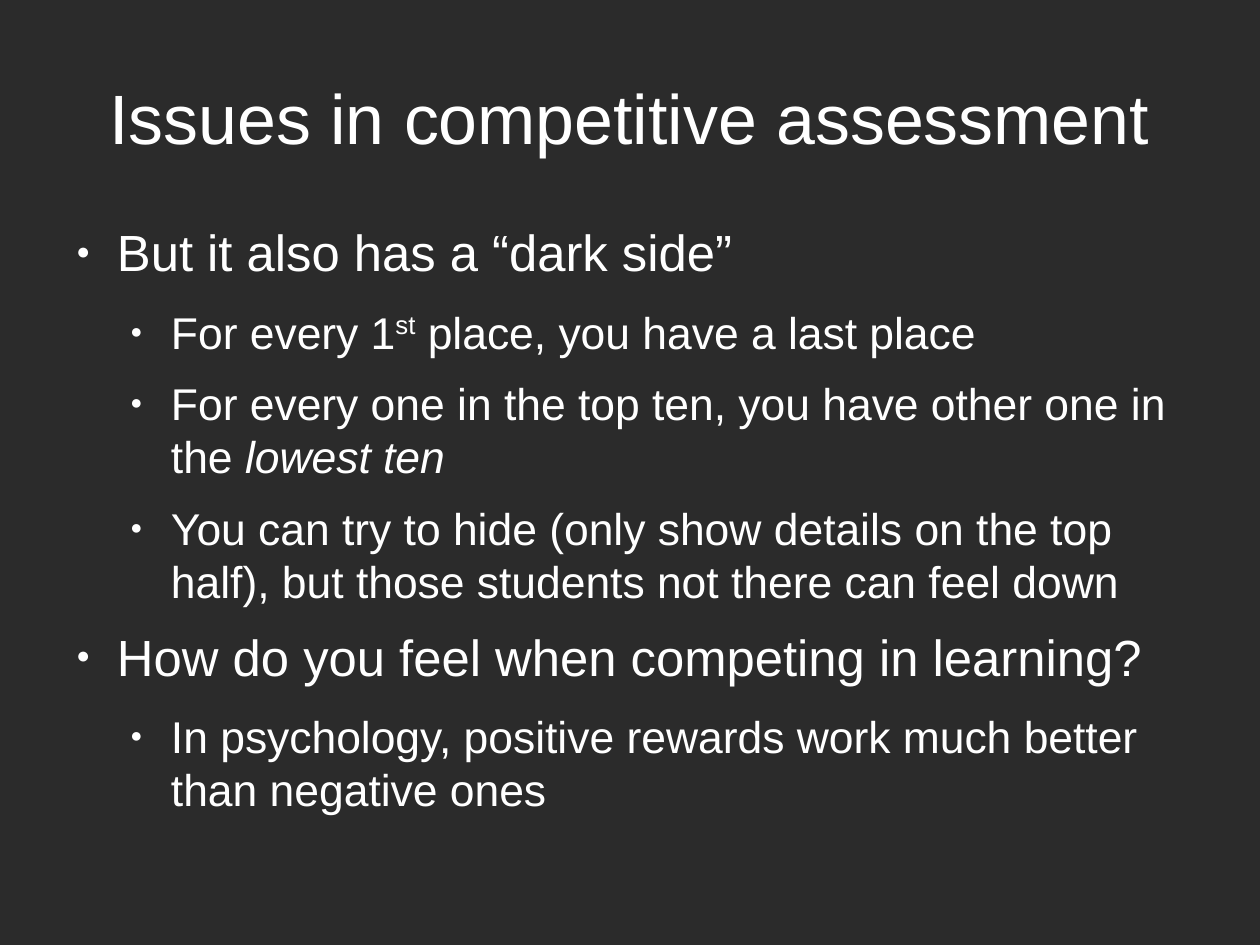
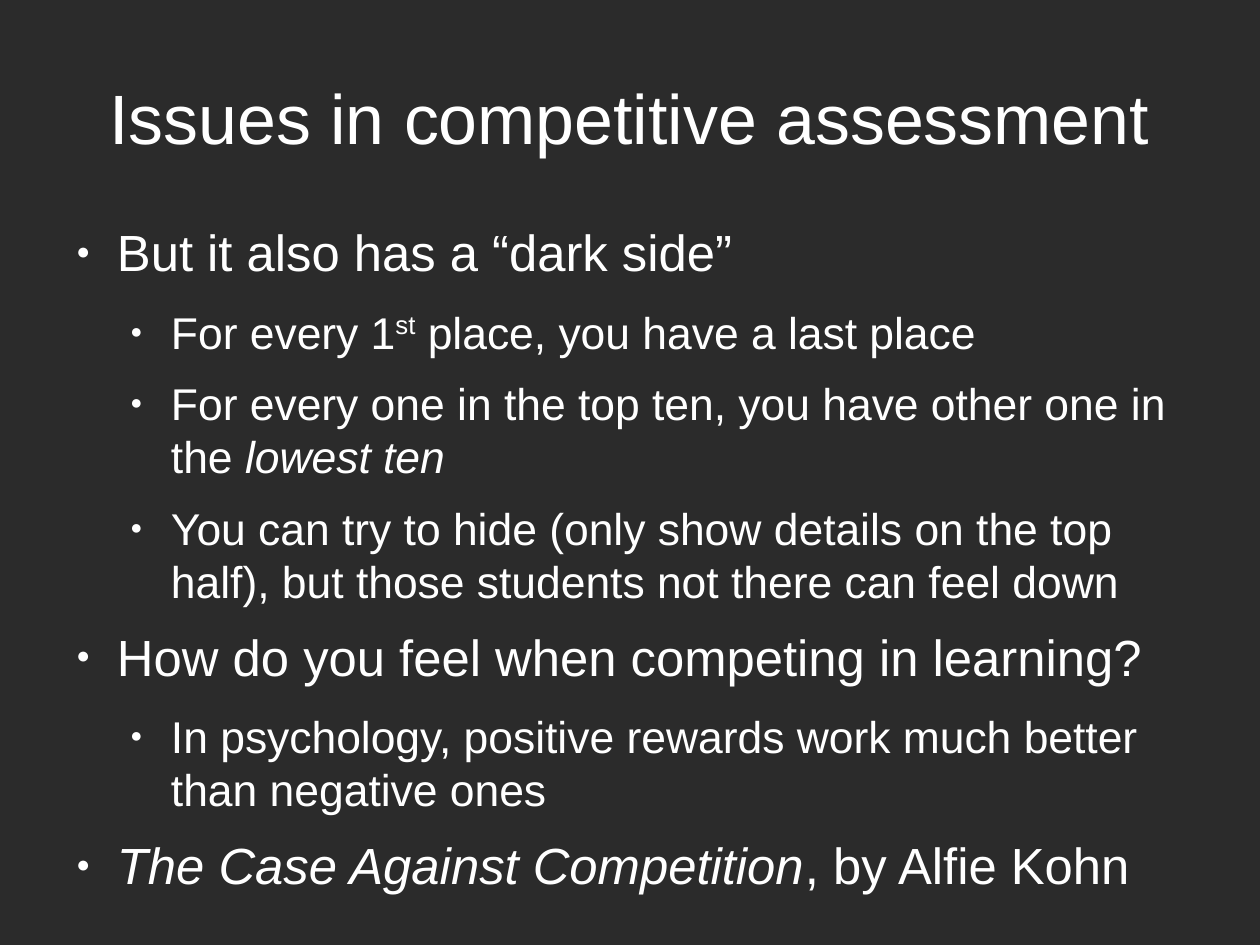
Before and after one commit to rompehielos013013013/gsiege, a slide deck: slide 5 of presentacion/Brunel2014/assessingCompetitions.odp. Drawn at 1260x945 pixels with LibreOffice and Linux fonts; fonts in the diff are those of the drawing; background and template pictures are left out; a plain dark background stands for a picture behind light text. Boxes give left, top, right and bottom in pixels: in the first picture for what was removed or moved away, otherwise in the second. Text is boxed around its words. In the diff, an @@ line names an element or a change of style, - is before the commit and + after.

```diff
--- a/presentacion/Brunel2014/assessingCompetitions.odp
+++ b/presentacion/Brunel2014/assessingCompetitions.odp
@@ text at (x1=117, y1=847, x2=1130, y2=895): paragraph added @@
+● The Case Against Competition, by Alfie Kohn
```
Also in this commit, not shown: 7 other slides changed, 1 slide added, 3 slides removed.
